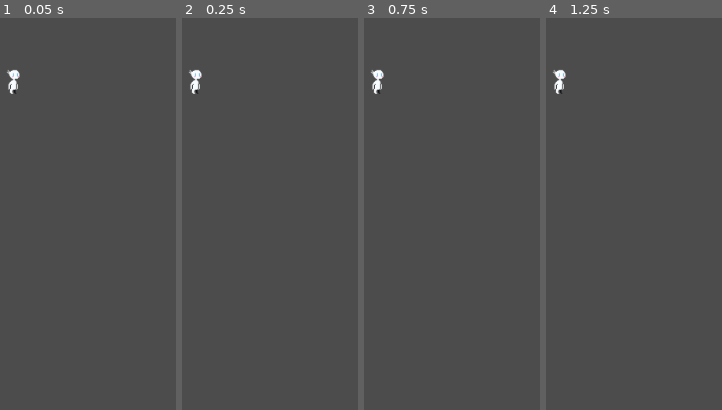
Above: before the commit, frames 1-4 (left to right).
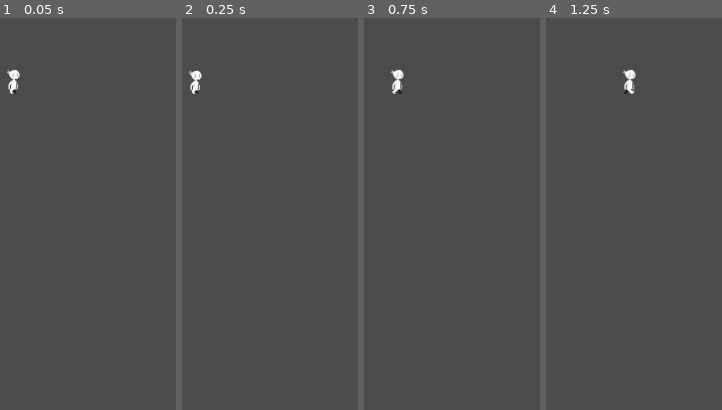
Above: after the commit, the same moments.

Repository: Yasmojam/GlobalGameJam2020
Game: Godot game, scene res://Scenes/World.tscn
Two runs of this game, one before a commit and one after it. Both use one fixed random seed, a clock stepped at 60 frames per second and the inputs below.
Inputs:
- Up to frame 1 (0.05 s): no input
- Up to frame 2 (0.25 s): no input
- Up to frame 3 (0.75 s): hold Right (ui_right) from 0.53 s (still down)
- Up to frame 4 (1.25 s): keep holding Right (ui_right)

Frame 1 is identical in both runs. In frame 2, 0.1% of the frame differs, in the area x 3-12%, y 13-19%; in frame 3, 0.6%; in frame 4, 0.6%, in the area x 3-52%, y 13-20%.

Commit message:
Added player movement

Diff:
--- /dev/null
+++ b/GameJam2020/Instances/Player.gd
@@ -0,0 +1,37 @@
+extends Area2D
+
+export var speed = 128
+export var jumpInitSpeed = 3
+export var grav = 0.09375
+
+var velocity = Vector2()
+var inAir = false
+
+# Called when the node enters the scene tree for the first time.
+func _ready():
+	pass
+
+# Called every frame. 'delta' is the elapsed time since the previous frame.
+func _process(delta):
+	velocity.x = 0
+	if Input.is_action_pressed("ui_right"):
+		velocity.x += 1
+		$AnimatedSprite.flip_h = false
+	if Input.is_action_pressed("ui_left"):
+		velocity.x -= 1
+		$AnimatedSprite.flip_h = true
+	if Input.is_action_just_pressed("ui_up"):
+		velocity.y = -1 * jumpInitSpeed
+		inAir = true
+	if Input.is_action_pressed("ui_down"):
+		velocity.y = 0
+		inAir = false
+	if velocity.x != 0:
+		$AnimatedSprite.animation = "Walking"
+	else:
+		$AnimatedSprite.animation = "Standing"
+	### Temp workaround for no floor
+	if inAir:
+		velocity.y += grav
+	$AnimatedSprite.play()
+	position += velocity * speed * delta
--- a/GameJam2020/Instances/Player.tscn
+++ b/GameJam2020/Instances/Player.tscn
@@ -1,9 +1,14 @@
-[gd_scene load_steps=6 format=2]
+[gd_scene load_steps=12 format=2]
 
+[ext_resource path="res://Instances/Player.gd" type="Script" id=1]
+[ext_resource path="res://Textures/player/walking frames/walking1.png" type="Texture" id=2]
+[ext_resource path="res://Textures/player/walking frames/walking4.png" type="Texture" id=3]
+[ext_resource path="res://Textures/player/walking frames/walking3.png" type="Texture" id=4]
 [ext_resource path="res://Textures/player/standing frames/standing1.png" type="Texture" id=5]
 [ext_resource path="res://Textures/player/standing frames/standing3.png" type="Texture" id=6]
 [ext_resource path="res://Textures/player/standing frames/standing4.png" type="Texture" id=7]
 [ext_resource path="res://Textures/player/standing frames/standing2.png" type="Texture" id=8]
+[ext_resource path="res://Textures/player/walking frames/walking2.png" type="Texture" id=9]
 
 [sub_resource type="SpriteFrames" id=1]
 animations = [ {
@@ -12,15 +17,23 @@
 "name": "Standing",
 "speed": 7.0
 }, {
-"frames": [ null, null, null, null ],
+"frames": [ ExtResource( 2 ), ExtResource( 9 ), ExtResource( 4 ), ExtResource( 3 ) ],
 "loop": true,
 "name": "Walking",
 "speed": 12.0
 } ]
 
-[node name="Player" type="Node2D"]
+[sub_resource type="RectangleShape2D" id=2]
+extents = Vector2( 8.36637, 15.1991 )
+
+[node name="Player" type="Area2D"]
+script = ExtResource( 1 )
 
 [node name="AnimatedSprite" type="AnimatedSprite" parent="."]
 frames = SubResource( 1 )
 animation = "Standing"
 centered = false
+
+[node name="CollisionShape2D" type="CollisionShape2D" parent="."]
+position = Vector2( 14.7628, 16.7877 )
+shape = SubResource( 2 )
